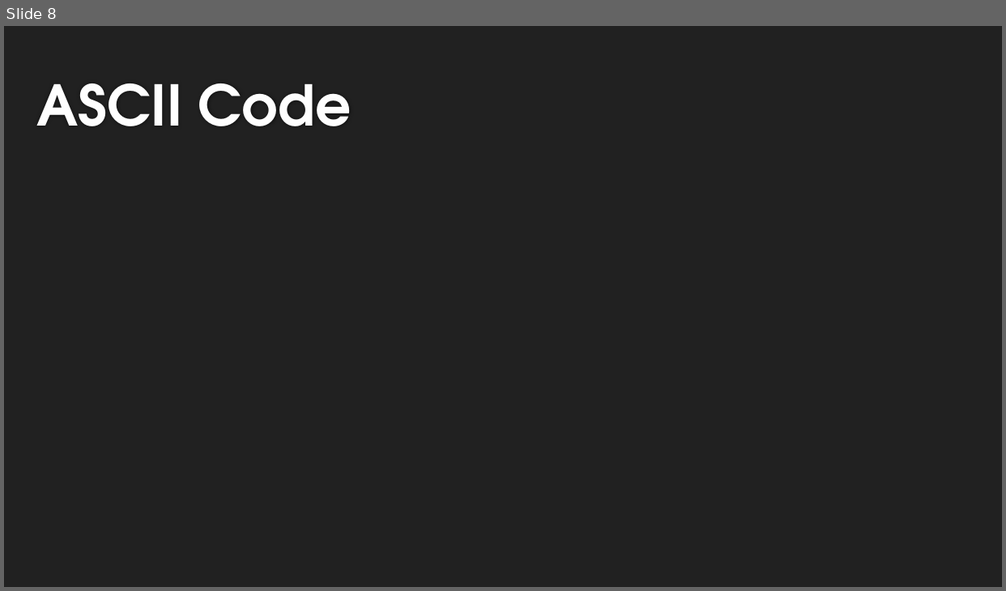
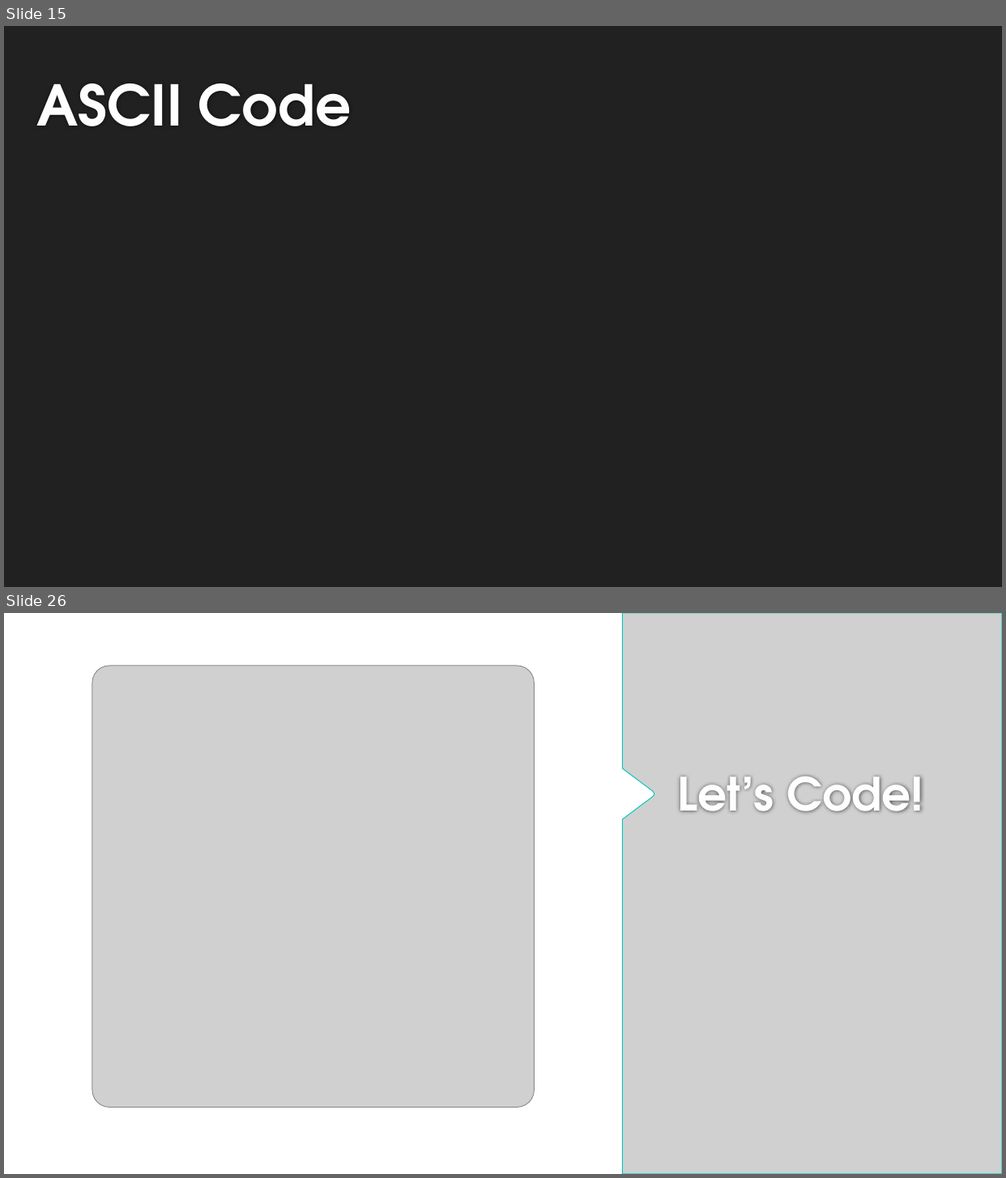
Before and after one commit to lexcass/UATeachLesson3, a slide deck: Lesson3.pptx. Shown one above the other, each under a label of ours: slide 8 before the commit, slides 15 and 26 after it; the slides between them are not shown. The pictures are 1006x591 and 1006x1178 pixels, drawn with LibreOffice and Linux fonts; fonts in the diff are those of the drawing; grey boxes stand for pictures; background and template pictures are left out. Boxes give left, top, right and bottom in pixels: in the first picture for what was removed or moved away, otherwise in the second. Text is boxed around its words. In the diff, an @@ line names an element or a change of style, - is before the commit and + after.

```diff
--- a/Lesson3.pptx
+++ b/Lesson3.pptx
@@ slide 26 added at (4,613,1002,1174), background #F5F6F7 @@
@@ picture added at (622,613,1002,1174) @@
@@ picture added at (92,666,534,1107) @@
@@ title added at (677,776,923,812), 44 pt, text #FEFEFE, bold @@
+Let’s Code!
@@ what was slide 8 is now slide 15 @@
```
Also in this commit, not shown: 9 slides changed, 14 other slides added.
